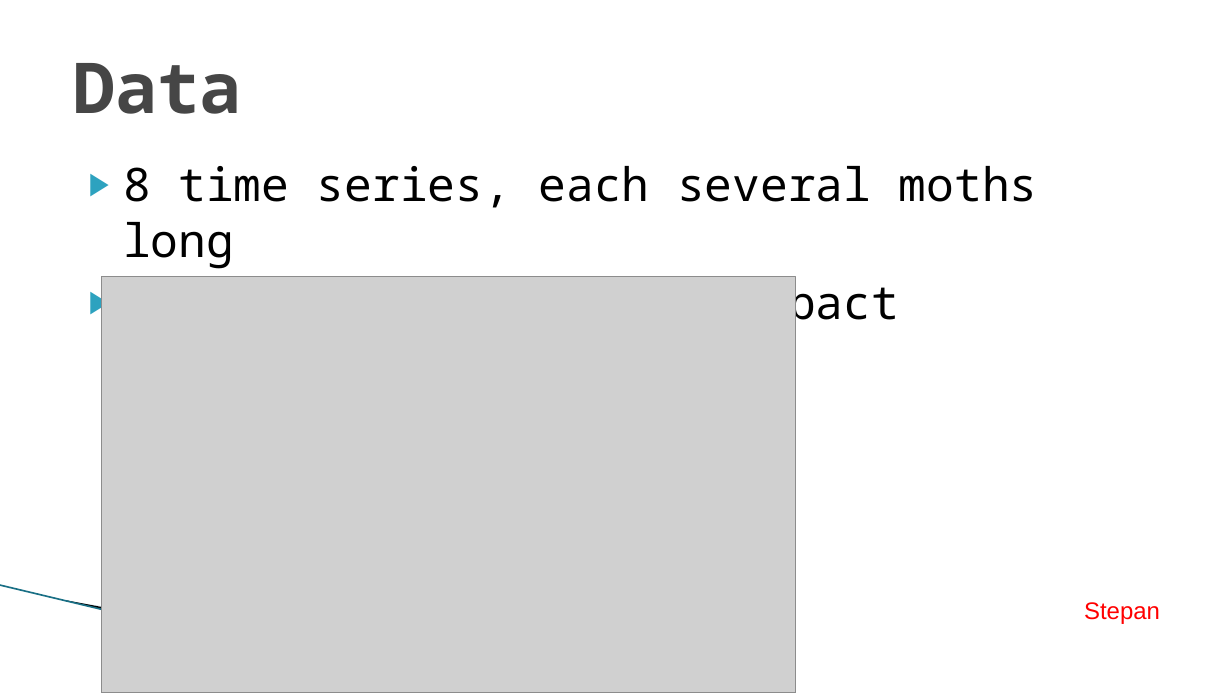
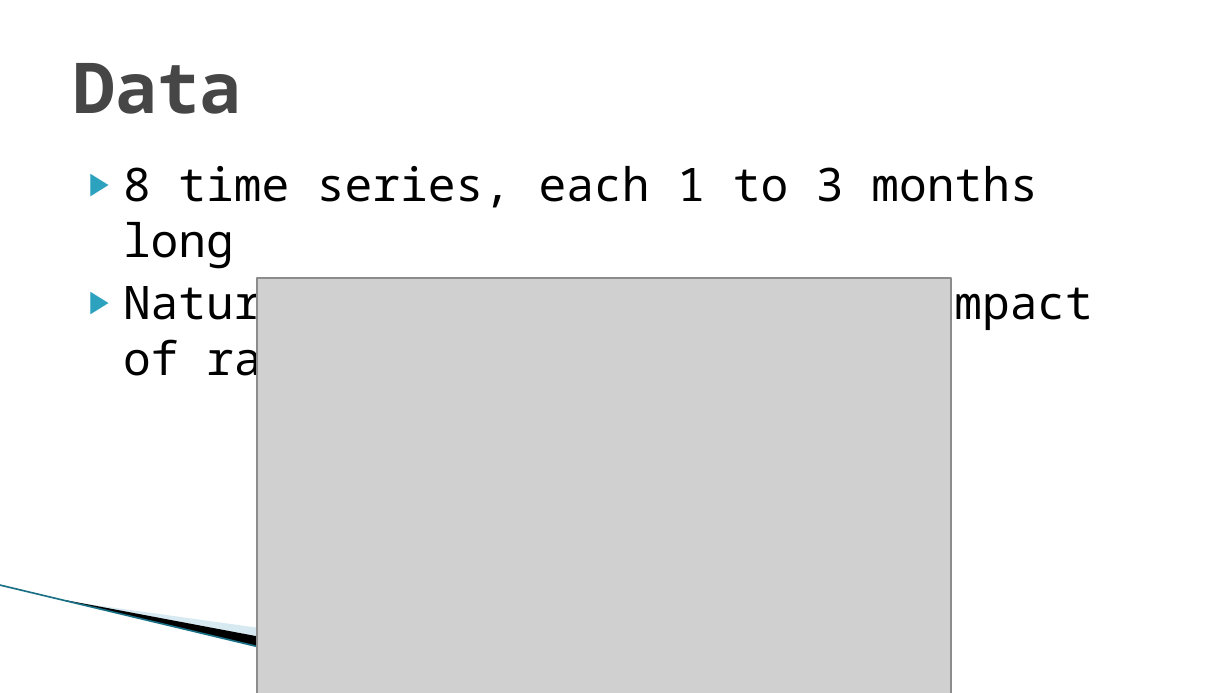
Before and after one commit to macejova/Ecox-seminar-project, a slide deck: slide 3 of prez/Macejovsky_Pardubicky_prez.pptx. Drawn at 1232x693 pixels with LibreOffice and Linux fonts; fonts in the diff are those of the drawing; grey boxes stand for pictures; background and template pictures are left out. Boxes give left, top, right and bottom in pixels: in the first picture for what was removed or moved away, otherwise in the second. Text is boxed around its words. In the diff, an @@ line names an element or a change of style, - is before the commit and + after.

```diff
--- a/prez/Macejovsky_Pardubicky_prez.pptx
+++ b/prez/Macejovsky_Pardubicky_prez.pptx
@@ text at [123,166,1093,387]: text changed @@
-▶ 8 time series, each several moths long
-▶ Noisy, rain has large impact
+▶ 8 time series, each 1 to 3 months long
+▶ Natural daily cyclicity, big impact of rain
@@ picture: place and size @@
-picture at [102,277,796,693]
+picture at [257,278,951,693]
@@ text removed at [1084,602,1160,624] @@
-Stepan
```
Also in this commit, not shown: 5 other slides changed.
